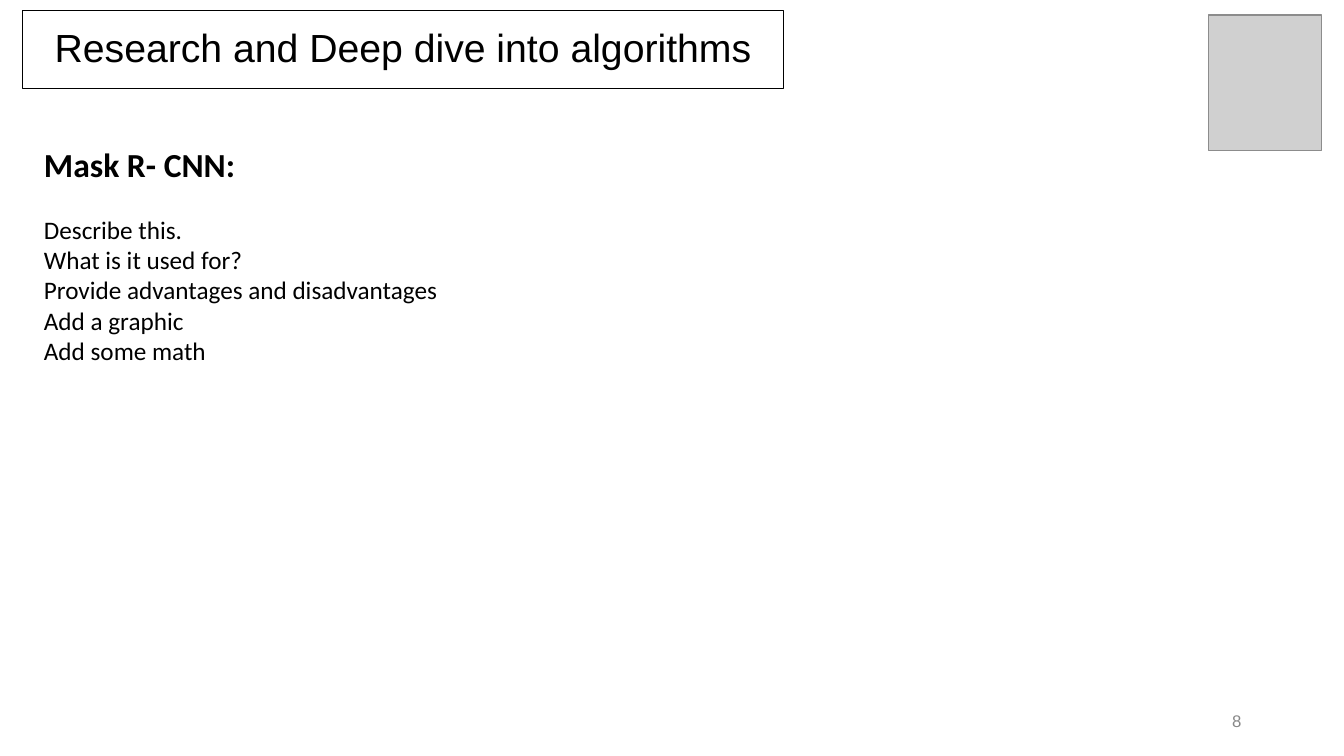
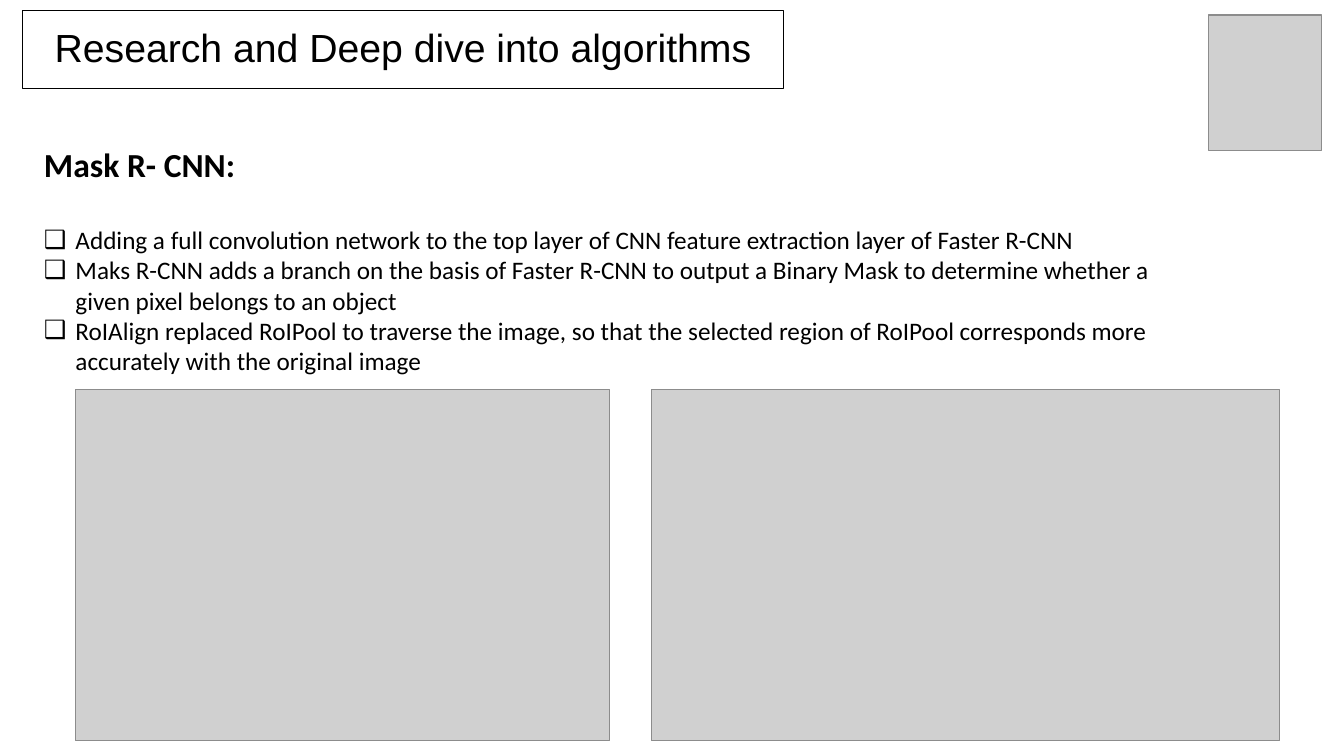
Before and after one commit to coderscraft/simpsons-classification, a slide deck: slide 8 of Documentation/SprintPresentations/Sprint3-Week2.pptx. Drawn at 1344x756 pixels with LibreOffice and Linux fonts; fonts in the diff are those of the drawing; grey boxes stand for pictures. Boxes give left, top, right and bottom in pixels: in the first picture for what was removed or moved away, otherwise in the second. Text is boxed around its words. In the diff, an @@ line names an element or a change of style, - is before the commit and + after.

```diff
--- a/Documentation/SprintPresentations/Sprint3-Week2.pptx
+++ b/Documentation/SprintPresentations/Sprint3-Week2.pptx
@@ text at bbox=[75, 231, 1148, 375]: text changed @@
-Describe this.
-What is it used for?
-Provide advantages and disadvantages
-Add a graphic
-Add some math
+❑ Adding a full convolution network to the top layer of CNN feature extraction layer of Faster R-CNN
+❑ Maks R-CNN adds a branch on the basis of Faster R-CNN to output a Binary Mask to determine whether a given pixel belongs to an object
+❑ RoIAlign replaced RoIPool to traverse the image, so that the selected region of RoIPool corresponds more accurately with the original image
@@ picture added at bbox=[76, 389, 610, 741] @@
@@ picture added at bbox=[651, 389, 1279, 741] @@
@@ page number removed at bbox=[1232, 715, 1241, 727] @@
-8
```
